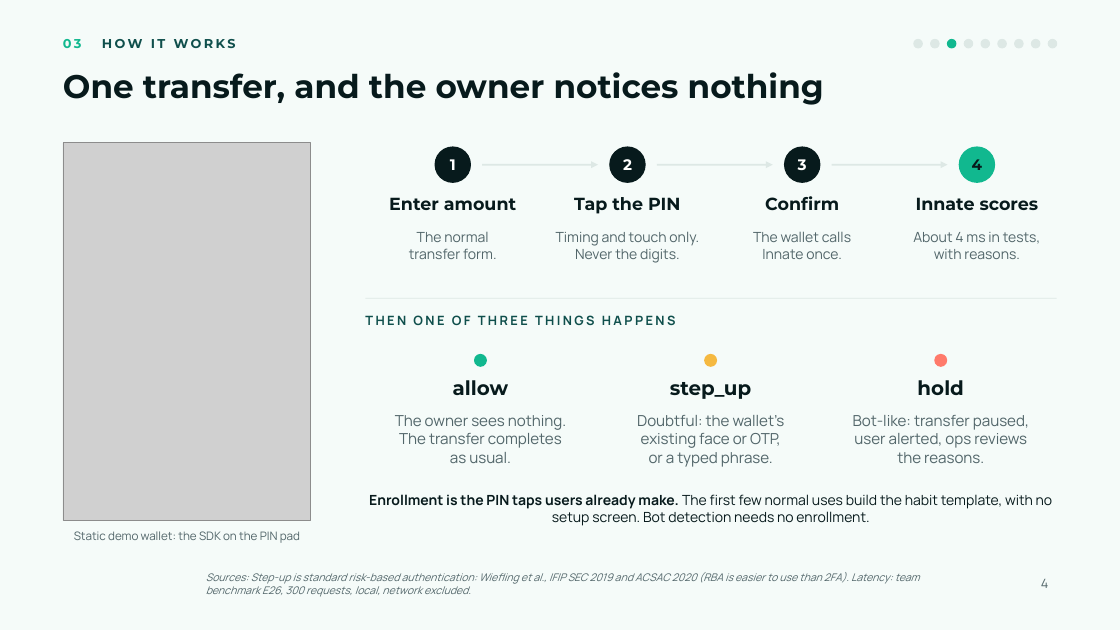
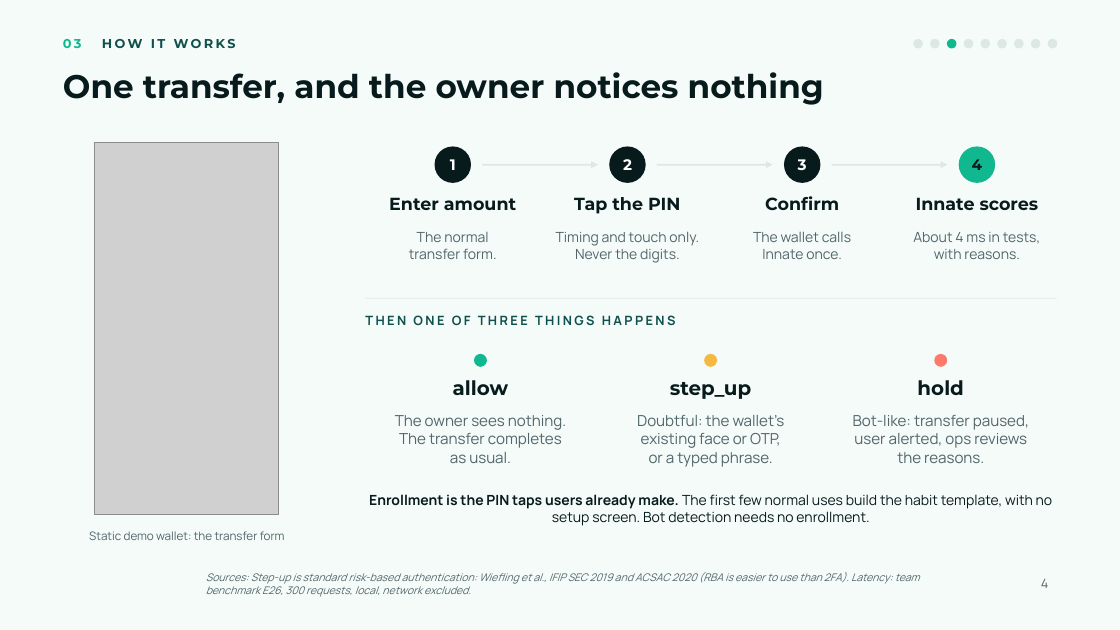
Before and after one commit to Odylytics/Innate_Odylytics, a slide deck: slide 4 of submission/Slide/Innate-slides.pptx. Drawn at 1120x630 pixels with LibreOffice and Linux fonts; fonts in the diff are those of the drawing; grey boxes stand for pictures; background and template pictures are left out. Boxes give left, top, right and bottom in pixels: in the first picture for what was removed or moved away, otherwise in the second. Text is boxed around its words. In the diff, an @@ line names an element or a change of style, - is before the commit and + after.

```diff
--- a/submission/Slide/Innate-slides.pptx
+++ b/submission/Slide/Innate-slides.pptx
@@ picture resized from (x1=63, y1=143, x2=311, y2=521) to (x1=94, y1=143, x2=279, y2=515) @@
@@ text at (x1=89, y1=531, x2=285, y2=540): text changed @@
-Static demo wallet: the SDK on the PIN pad
+Static demo wallet: the transfer form
```
Also in this commit, not shown: 2 other slides changed, 5 other files.
